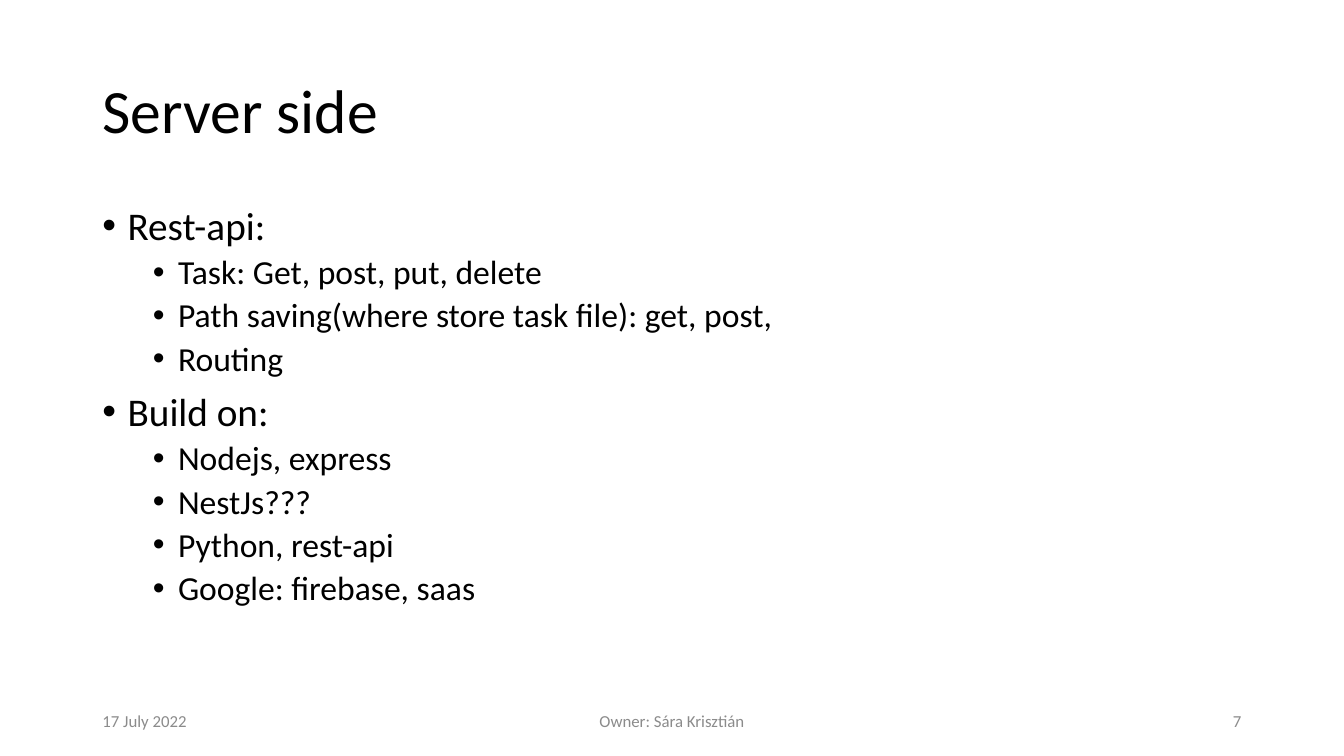
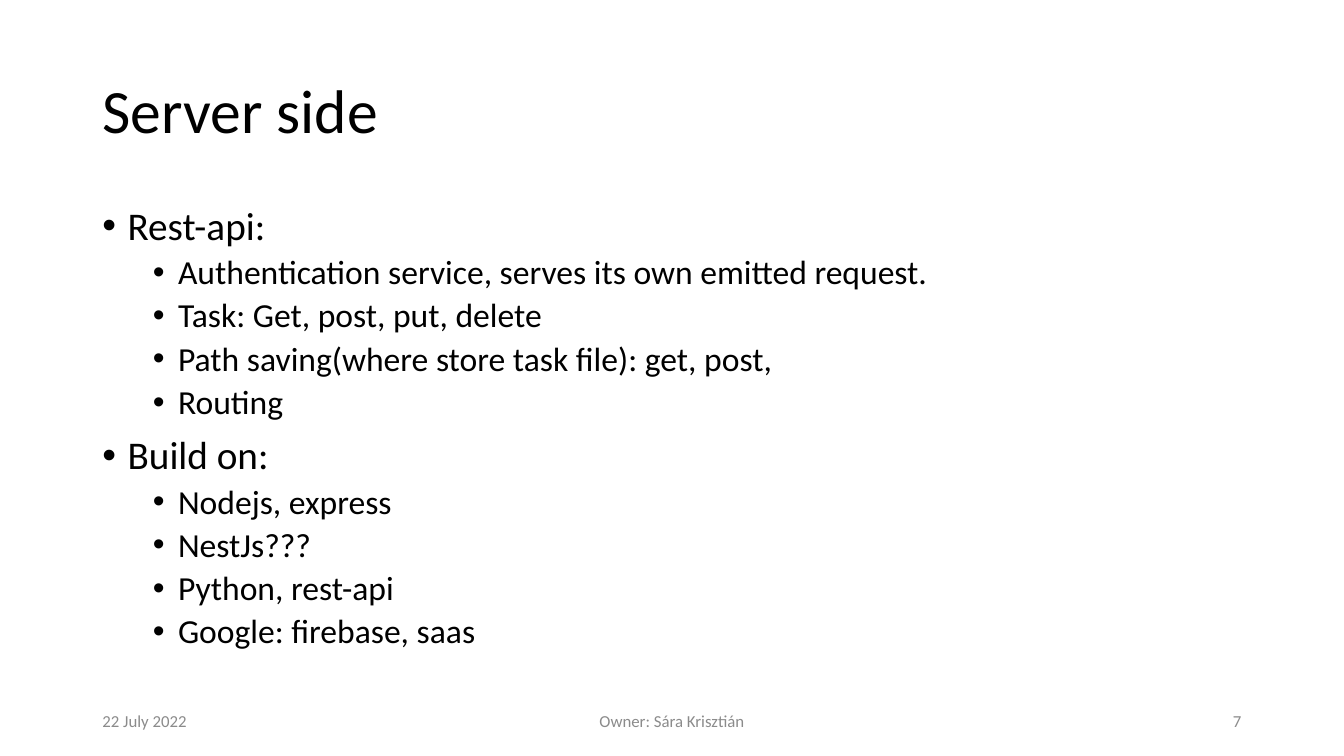
Before and after one commit to krisztian14testgit/ng-task-monitor, a slide deck: slide 7 of plan/TaskTracingApp.pptx. Drawn at 1344x756 pixels with LibreOffice and Linux fonts; fonts in the diff are those of the drawing; background and template pictures are left out. Boxes give left, top, right and bottom in pixels: in the first picture for what was removed or moved away, otherwise in the second. Text is boxed around its words. In the diff, an @@ line names an element or a change of style, - is before the commit and + after.

```diff
--- a/plan/TaskTracingApp.pptx
+++ b/plan/TaskTracingApp.pptx
@@ text at <box>178,260,927,290</box>: paragraph added @@
+  • Authentication service, serves its own emitted request.
@@ text at <box>102,715,187,730</box>: text changed @@
-17 July 2022
+22 July 2022
```
Also in this commit, not shown: 8 other slides changed.
